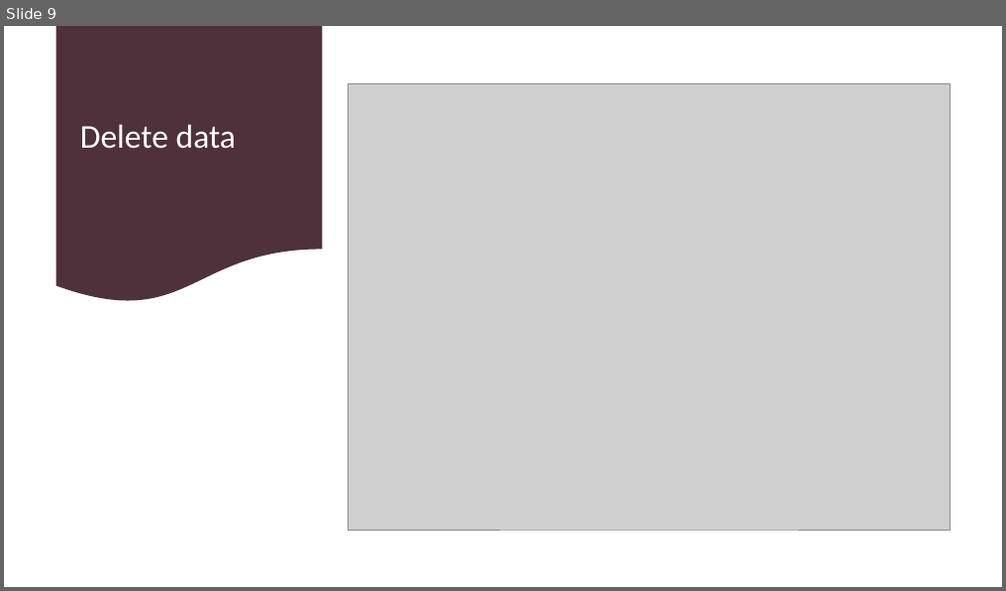
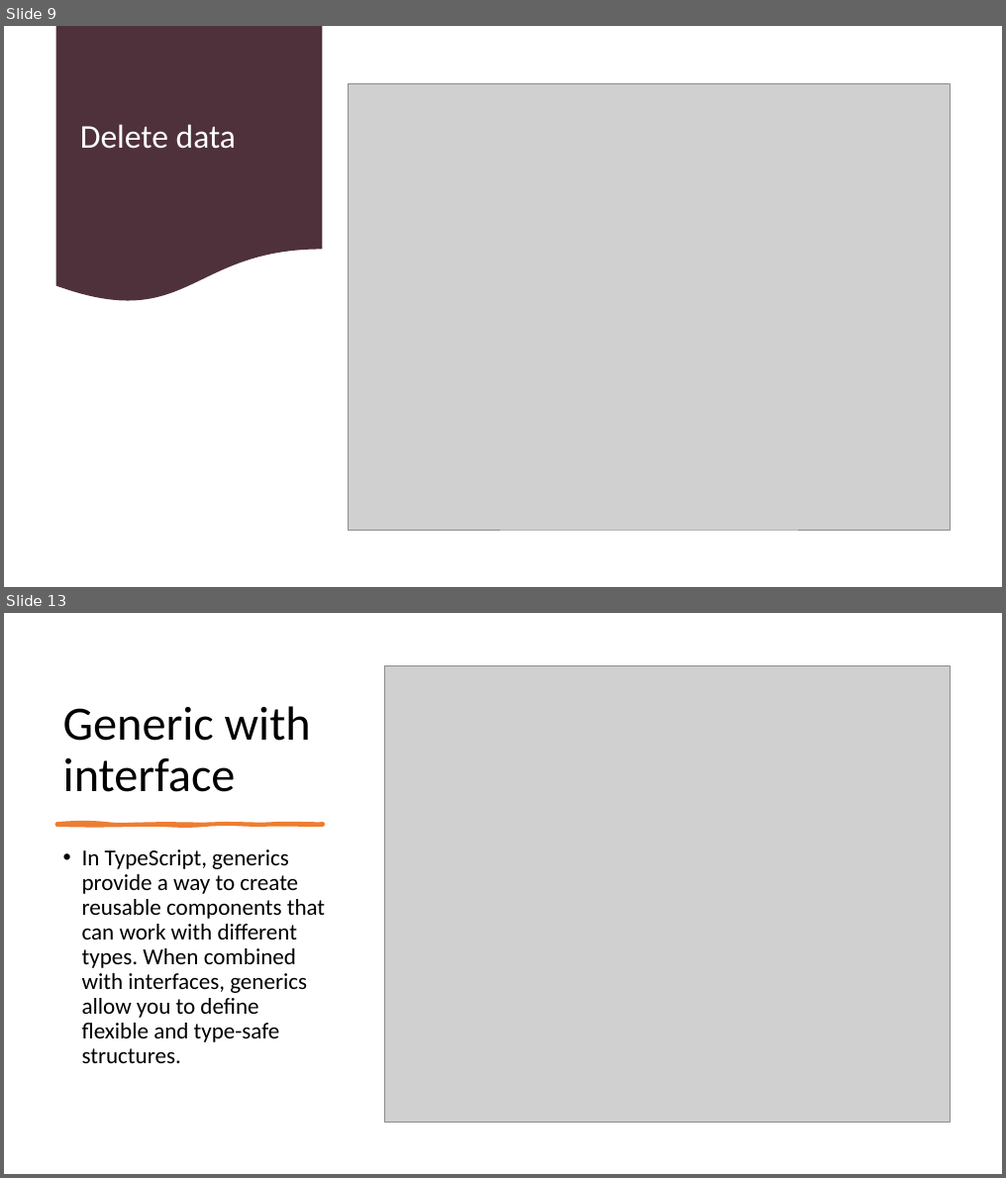
Before and after one commit to 1shaked/full-stack, a slide deck: 22ass/supabase project.pptx. Shown one above the other, each under a label of ours: slide 9 before the commit, slides 9 and 13 after it; the slides between them are not shown. The pictures are 1006x591 and 1006x1178 pixels, drawn with LibreOffice and Linux fonts; fonts in the diff are those of the drawing; grey boxes stand for pictures. Boxes give left, top, right and bottom in pixels: in the first picture for what was removed or moved away, otherwise in the second. Text is boxed around its words. In the diff, an @@ line names an element or a change of style, - is before the commit and + after.

```diff
--- a/22ass/supabase project.pptx
+++ b/22ass/supabase project.pptx
@@ slide 13 added at <box>4,613,1002,1174</box>, background #FFFFFF @@
@@ picture added at <box>385,665,950,1122</box> @@
@@ title added at <box>63,706,311,792</box>, 46 pt, text #000000 @@
+Generic with interface
@@ freeform shape added at <box>56,823,323,825</box>, fill #ED7D31, outline #ED7D31 3 pt @@
@@ text added at <box>82,850,325,1063</box>, 22 pt, text #000000 @@
+• In TypeScript, generics provide a way to create reusable components that can work with different types. When combined with interfaces, generics allow you to define flexible and type-safe structures.
```
Also in this commit, not shown: 4 other slides added, 1 slide removed, 16 other files.
